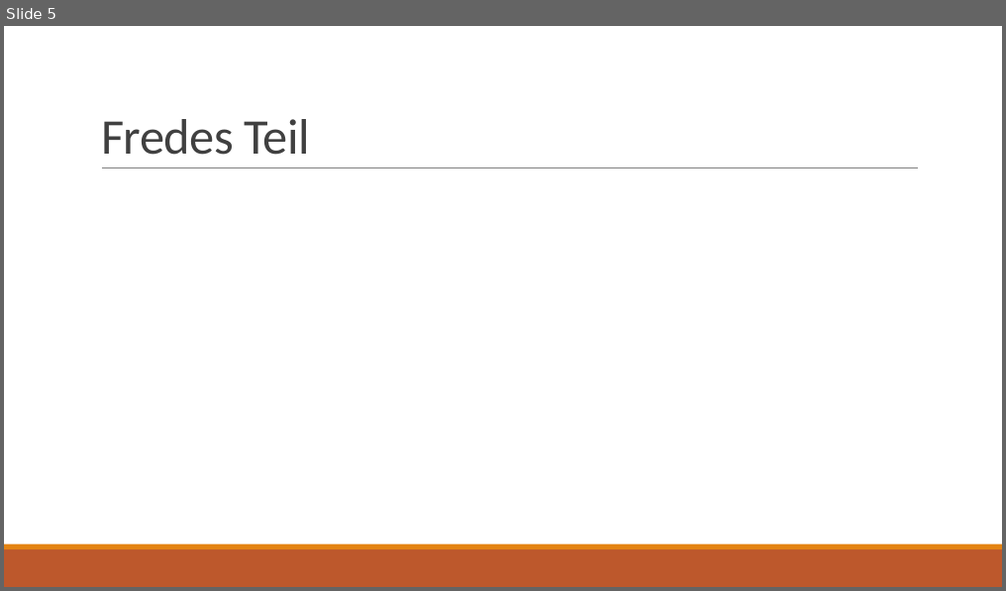
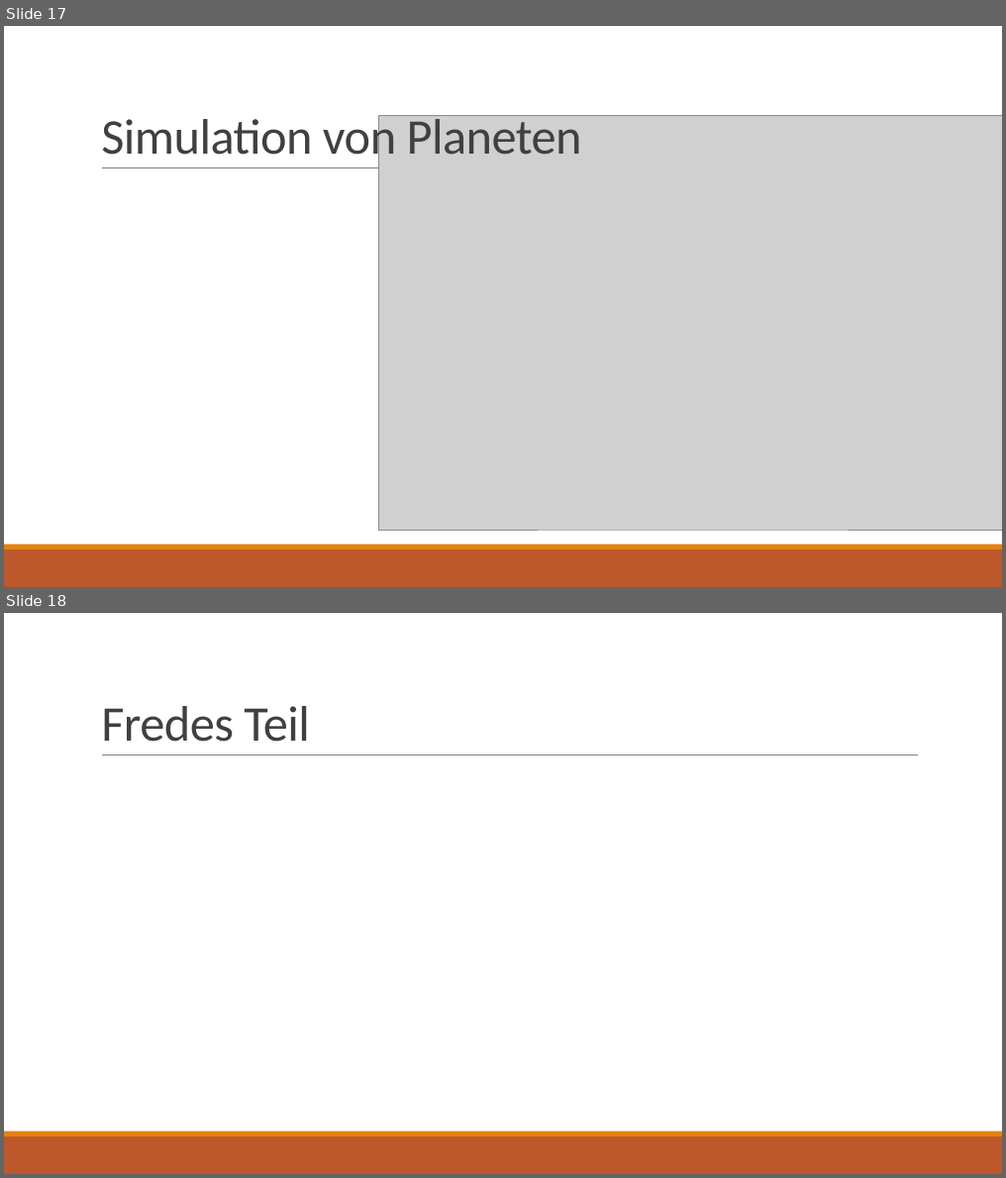
Before and after one commit to Voxen4/Planetarium, a slide deck: Simulation des Sonnensytem.pptx. Shown one above the other, each under a label of ours: slide 5 before the commit, slides 17 and 18 after it. The pictures are 1006x591 and 1006x1178 pixels, drawn with LibreOffice and Linux fonts; fonts in the diff are those of the drawing; grey boxes stand for pictures. Boxes give left, top, right and bottom in pixels: in the first picture for what was removed or moved away, otherwise in the second. Text is boxed around its words. In the diff, an @@ line names an element or a change of style, - is before the commit and + after.

```diff
--- a/Simulation des Sonnensytem.pptx
+++ b/Simulation des Sonnensytem.pptx
@@ slide 17 added at [4,26,1002,587], background #FFFFFF; not listed: 3 template elements that a slide beside it also shows @@
@@ title added at [101,113,582,166], 48 pt, text #404040 @@
+Simulation von Planeten
@@ picture added at [379,115,1002,530] @@
@@ what was slide 5 is now slide 18 @@
```
Also in this commit, not shown: 12 other slides added.
